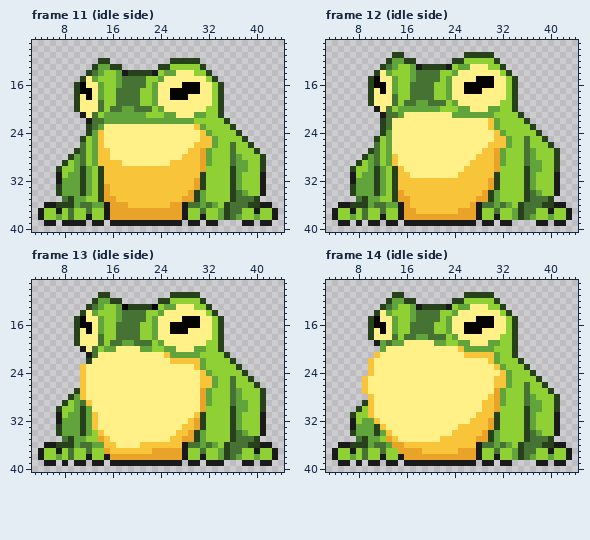
Edited in one commit: pixel-art file (assets/player/Frog.ase). The picture above was drawn from the file before the commit.
48x48 pixels, 30 frames. Colours within 5 levels of each other are drawn and written as one. Shown: frame 11 (idle side): x 3..44, y 9..40; frame 12 (idle side): x 3..44, y 9..40; frame 13 (idle side): x 3..44, y 9..40; frame 14 (idle side): x 3..44, y 9..40. The commit also changed other frames, which this record leaves out.
Now the later version:
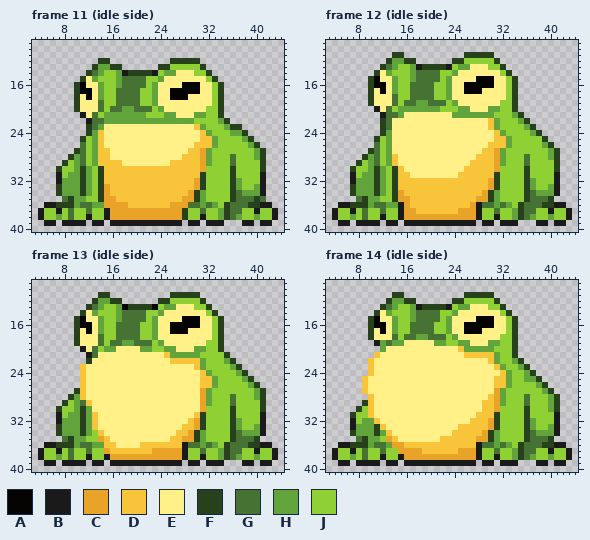
Palette (. is transparent): A #050400  B #1b1a1a  C #e9a329  D #f7c43a  E #fff088  F #27411c  G #467333  H #62a43c  J #8fd134
Edits made:
--- frame 11 (idle side), layer "Layer 1"
@@ x 3..44 @@
 21 ........BEGJHHHHHHHJJJHHEEEHHJJF..........
-22 .........BGGHHHHHHHHHHHHHHHJJJJJF.........
-23 .........FGHEEEEEEEEEEEEEEEDHJJJJF........
-24 .........FHDEEEEEEEEEEEEEEEEDHJJJJF.......
-25 ........FJHDEEEEEEEEEEEEEEEEDDHJJJJF......
-26 ........GJHDEEEEEEEEEEEEEEEDDDHJJGJJF.....
-27 .......FGJHDDEEEEEEEEEEEEEDDCHJJJGJJJF....
-28 ......FHGJHDDEEEEEEEEEEEEDDDCHJJJGHJJJF...
-29 .....FJHGJHDDDDEEEEEEEEDDDDDCHJJJGHHJJF...
-30 ....FJJHFHJFDDDDDDDDDDDDDDDDCJJJJFHHJJF...
-31 ....BJHHFHJFDDDDDDDDDDDDDDDDFJJJJFHJJJB...
+22 .........BGGHHHHHHHHHHHHHHHJJJJHF.........
+23 .........FGHEEEEEEEEEEEEEEEDHJJJHFF.......
+24 .........FHDEEEEEEEEEEEEEEEEDHJJJHHF......
+25 ........FJHDEEEEEEEEEEEEEEEEDDHJJJJHF.....
+26 ........GJHDEEEEEEEEEEEEEEEDDDHJJJJJHF....
+27 .......FGJHDDEEEEEEEEEEEEEDDCHJJJJJJJHF...
+28 ......FHGJHDDEEEEEEEEEEEEDDDCHJJJGJJJHF...
+29 .....FJHGJHDDDDEEEEEEEEDDDDDCHJJJGJJJJF...
+30 ....FJJHFHJFDDDDDDDDDDDDDDDDCJJJJFJJJJF...
+31 ....BJHHFHJFDDDDDDDDDDDDDDDDFJJJJFJJJJB...
 32 ....BHHHFHJFDDDDDDDDDDDDDDDCFJJJJFHJJJB...
-33 ....FHHHFHJFCDDDDDDDDDDDDDDCFJJJJFHJJJB...
-34 ....FHHHFHJFCDDDDDDDDDDDDDCFHJJJJFGHJJB...
-35 .....GFHHJJFCCDDDDDDDDDDDCCFHJJJJFGGGF....
-36 ..BBFFFHGGHHBCCCDDDDDDDCCBGGHGHJFGGGFFBB..
-37 .BJJBJGJJGJJBCCCCCCCCCCCCBJJGJJHFGGJJBJJB.
-38 .BJJHJGJJBJJBCCCCCCCCCCCCBJJBJJHFGHJJHJJB.
-39 ..BB.BBBB.BB.BBBBBBBBBBBB.BB.BB....BB.BB..
+33 ....FHHHFHJFCDDDDDDDDDDDDDDCFJJJJFHJJHB...
+34 ....FHHHFHJFCDDDDDDDDDDDDDCFHJJJJFGHHHB...
+35 .....GFHHJJFCCDDDDDDDDDDDCCFHJJJJFGGGFG...
+36 ..BBFFFHGGHHCCCCDDDDDDDCCCGGHGHJFGGGFFBB..
+37 .BJJBJGJJGJJBCCCCCCCCCCCCFJJGJJHFGGJJBJJB.
+38 .BJJHJGJJBJJBCCCCCCCCCCCCFJJBJJHFGHJJHJJB.
+39 ..BB.BBBB.BB.BBBBBBBBBBBB.BB.BBB...BB.BB..
 40 ..........................................
--- frame 12 (idle side), layer "Layer 1"
@@ x 32..42 @@
 20 JJF........
-21 JJJF.......
-22 JJJJF......
-23 JJJJJF.....
-24 HJJJJJF....
-25 DHJJGJJF...
-26 DHJJGJJJF..
-27 HJJJGHJJJF.
-28 HJJJGHJJJF.
-29 HJJJGHHJJF.
-30 JJJJFHHJJF.
-31 JJJJFHJJJB.
+21 JJHF.......
+22 JJJHF......
+23 JJJJHF.....
+24 HJJJJHF....
+25 DHJJJJJF...
+26 DHJJJJJHF..
+27 HJJJJJJJHF.
+28 HJJJGJJJHF.
+29 HJJJGJJJJF.
+30 JJJJFJJJJF.
+31 JJJJFJJJJB.
 32 JJJJFHJJJB.
-33 JJJJFHJJJB.
-34 JJJJFGHJJB.
+33 JJJJFHJJHB.
+34 JJJJFGHHHB.
 35 JJJJFGGGF..
@@ x 3..44 @@
 38 .BJJHJGJJBJJBCCCCCCCCCCCCBJJBJJHFGHJJHJJB.
-39 ..BB.B.BB.BB.BBBBBBBBBBBB.BB.BB....BB.BB..
+39 ..BB.BBBB.BB.BBBBBBBBBBBB.BB.BBB...BB.BB..
 40 ..........................................
--- frame 13 (idle side), layer "Layer 1"
@@ x 33..42 @@
 21 JJF.......
-22 JJJF......
-23 JJJJF.....
-24 JJJJJF....
-25 HJJGJJF...
-26 HJJGJJJF..
-27 JJJGHJJJF.
-28 JJJGHJJJF.
-29 JJJGHHJJF.
-30 JJJFHHJJF.
-31 JJJFHJJJB.
+22 JJHF......
+23 JJJHF.....
+24 JJJJHF....
+25 HJJJJHF...
+26 HJJJJJHF..
+27 JJJJJJJHF.
+28 JJJGJJJHF.
+29 JJJGJJJJF.
+30 JJJFJJJJF.
+31 JJJFJJJJB.
 32 JJJFHJJJB.
-33 JJJFHJJJB.
-34 JJJFGHJJB.
+33 JJJFHJJHB.
+34 JJJFGHHHB.
 35 JJJFGGGF..
@@ x 7..11 @@
 38 HJGJJ
-39 .B.BB
+39 .BBBB
 40 .....
--- frame 14 (idle side), layer "Layer 1"
@@ x 32..42 @@
 21 JJF........
-22 JJJF.......
-23 HJJJF......
-24 DHJJJF.....
-25 DHJJJJF....
-26 DHJJGJJF...
-27 HJJJGJJJF..
-28 HJJJGHJJJF.
-29 HJJJGHHJJF.
-30 JJJJFHHJJF.
-31 JJJJFHJJJB.
+22 JJHF.......
+23 HJJHF......
+24 DHJJHF.....
+25 DHJJHHF....
+26 DHJJJJHF...
+27 HJJJJJJHF..
+28 HJJJGJJJHF.
+29 HJJJGJJJHF.
+30 JJJJFJJJHF.
+31 JJJJFJJJJB.
 32 JJJJFHJJJB.
-33 JJJJFHJJJB.
-34 JJJJFGHJJB.
+33 JJJJFHJJHB.
+34 JJJJFGHHHB.
 35 JJJJFGGGF..
@@ x 3..44 @@
 38 .BJJHJGJJBJJBCCCCCCCCCCCCBJJBJJHFGHJJHJJB.
-39 ..BB.B.BB.BB.BBBBBBBBBBBB.BB.BB....BB.BB..
+39 ..BB.BBBB.BB.BBBBBBBBBBBB.BB.BBB...BB.BB..
 40 ..........................................
